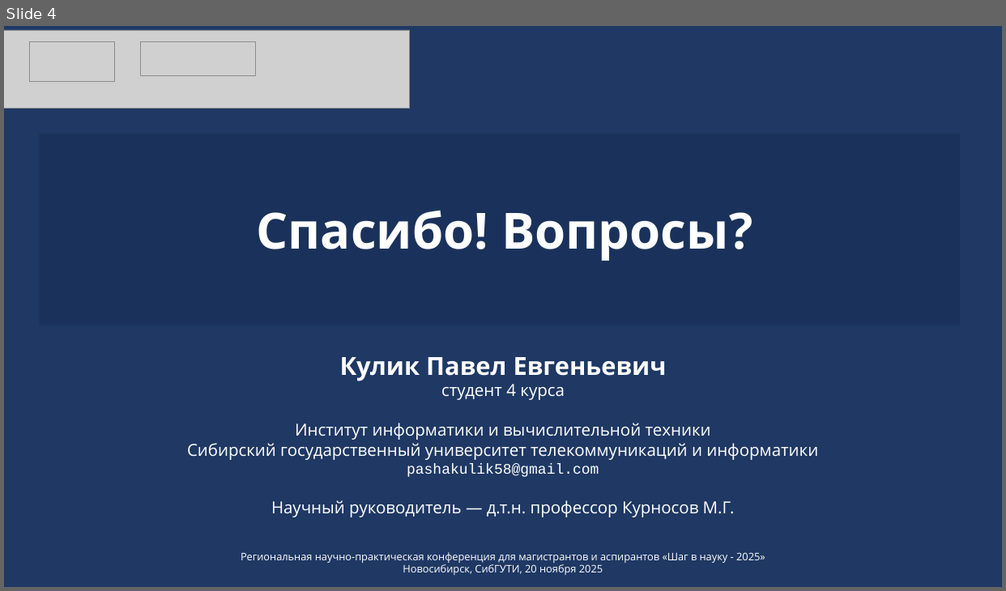
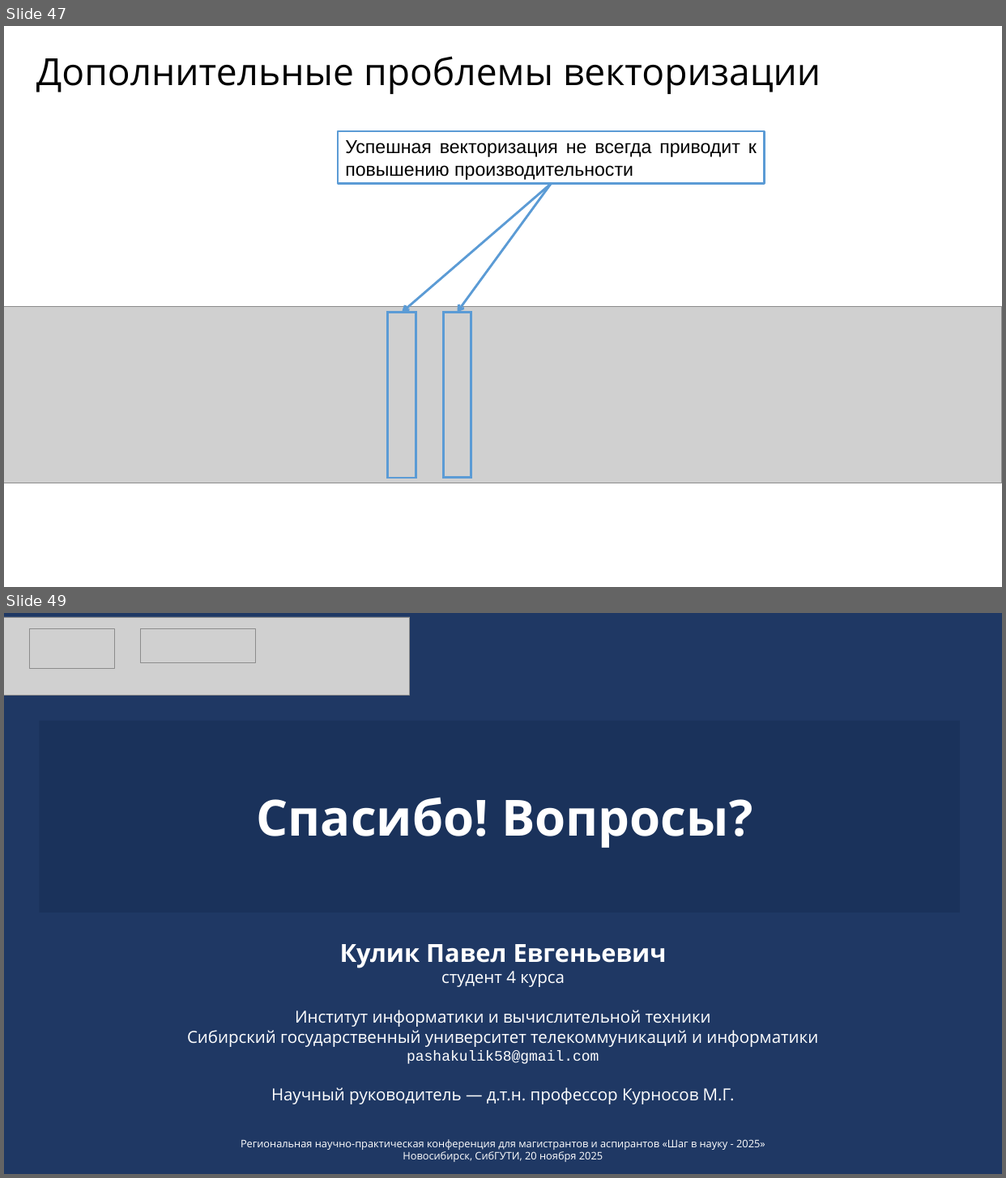
Before and after one commit to pahansan/step_in_science, a slide deck: presentation.pptx. Shown one above the other, each under a label of ours: slide 4 before the commit, slides 47 and 49 after it; the slides between them are not shown. The pictures are 1006x591 and 1006x1178 pixels, drawn with LibreOffice and Linux fonts; fonts in the diff are those of the drawing; grey boxes stand for pictures. Boxes give left, top, right and bottom in pixels: in the first picture for what was removed or moved away, otherwise in the second. Text is boxed around its words. In the diff, an @@ line names an element or a change of style, - is before the commit and + after.

```diff
--- a/presentation.pptx
+++ b/presentation.pptx
@@ slide 47 added at (4, 26, 1002, 587), background #FFFFFF @@
@@ text added at (36, 56, 820, 94), 36 pt, text #000000 @@
+Дополнительные проблемы векторизации
@@ rectangle added at (338, 131, 765, 184), outline #5B9BD5 2.25 pt, 18 pt, text #000000 @@
+Успешная векторизация не всегда приводит к повышению производительности
@@ arrow added from (552, 184) to (402, 313), #5B9BD5 2.25 pt @@
@@ arrow added from (552, 184) to (457, 312), #5B9BD5 2.25 pt @@
@@ picture added at (4, 307, 1002, 484) @@
@@ rectangle added at (388, 313, 415, 478), outline #5B9BD5 2.25 pt @@
@@ rectangle added at (444, 312, 471, 477), outline #5B9BD5 2.25 pt @@
@@ what was slide 4 is now slide 49 @@
```
Also in this commit, not shown: 1 slide changed, 44 other slides added.
